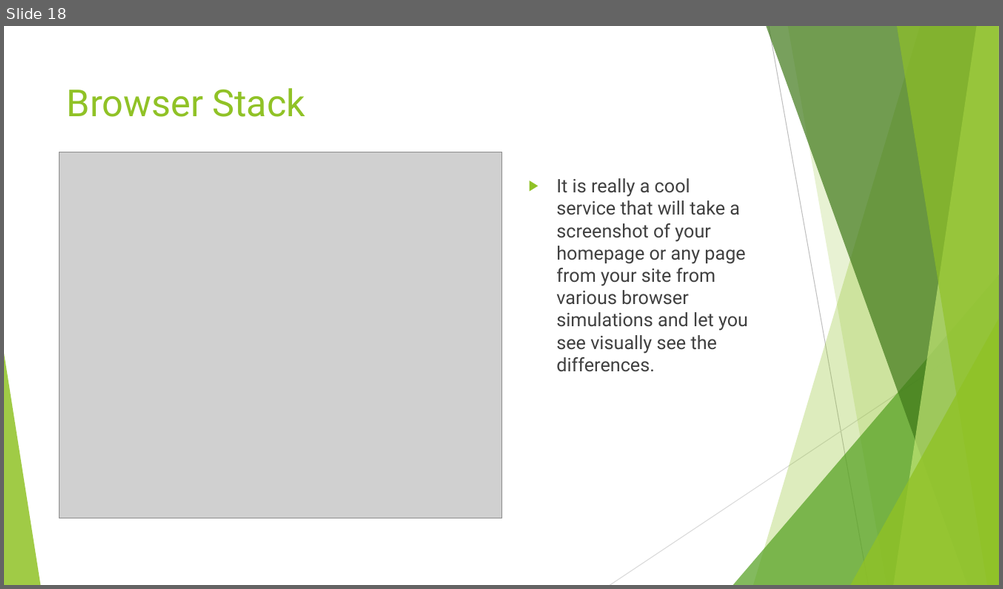
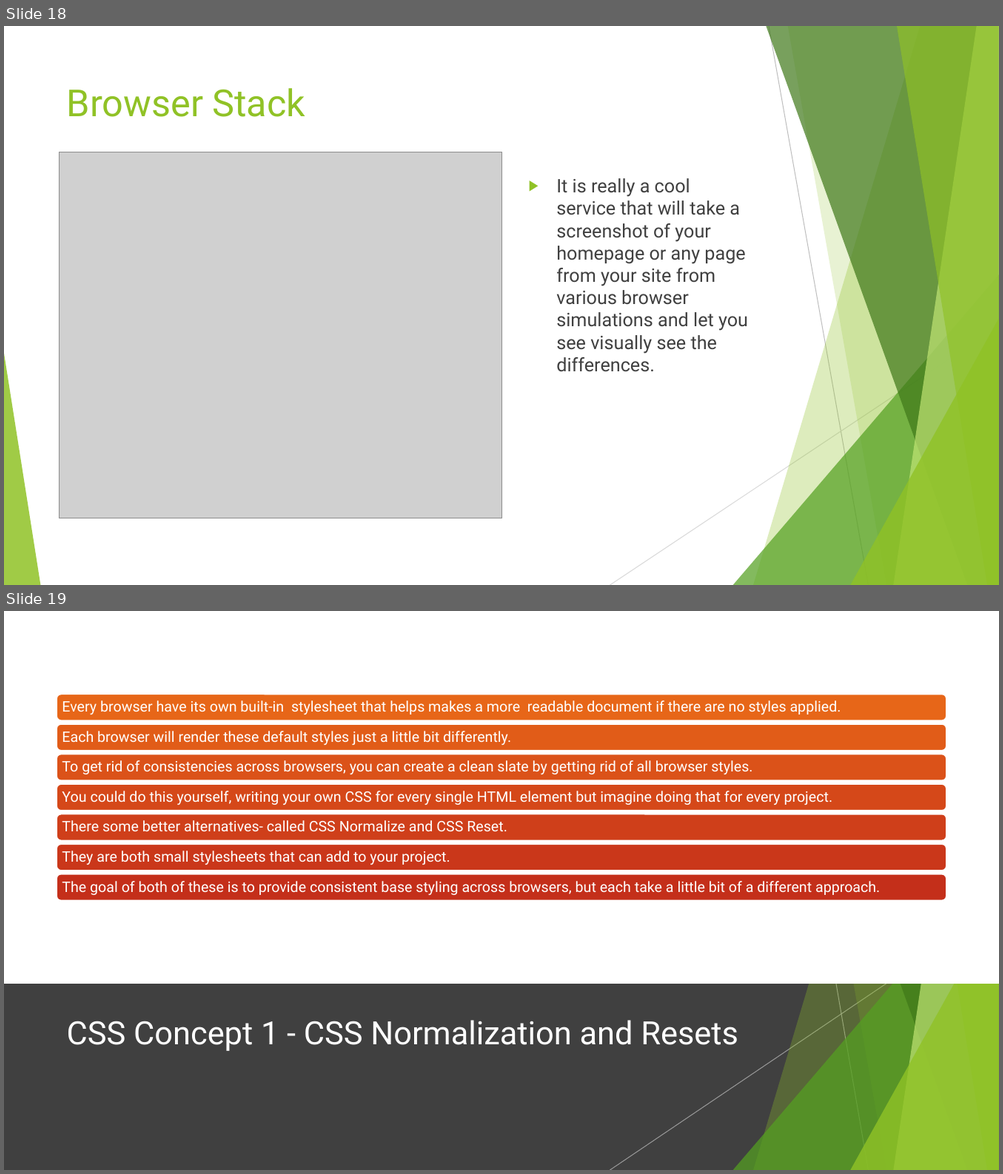
Before and after one commit to anumsh/Introduction-To-CSS, a slide deck: Introduction-to-CSS.pptx. Shown one above the other, each under a label of ours: slide 18 before the commit, slides 18 and 19 after it. The pictures are 1003x589 and 1003x1174 pixels, drawn with LibreOffice and Linux fonts; fonts in the diff are those of the drawing; grey boxes stand for pictures. Boxes give left, top, right and bottom in pixels: in the first picture for what was removed or moved away, otherwise in the second. Text is boxed around its words. In the diff, an @@ line names an element or a change of style, - is before the commit and + after.

Commit message:
feat: CSS Concepts- CSS Normalize , CSS Reset and fonts

```diff
--- a/Introduction-to-CSS.pptx
+++ b/Introduction-to-CSS.pptx
@@ slide 19 added at (4, 611, 999, 1170), background #FFFFFF; not listed: 10 template elements that a slide beside it also shows @@
@@ rectangle added at (4, 611, 999, 984), fill #FFFFFF @@
@@ group added at (57, 694, 946, 901): 7 rounded rectangles, 7 texts @@
+Every browser have its own built-in stylesheet that helps makes a more readable document if there are no styles applied.
+Each browser will render these default styles just a little bit differently.
+To get rid of consistencies across browsers, you can create a clean slate by getting rid of all browser styles.
+You could do this yourself, writing your own CSS for every single HTML element but imagine doing that for every project.
+There some better alternatives- called CSS Normalize and CSS Reset.
+They are both small stylesheets that can add to your project.
+The goal of both of these is to provide consistent base styling across browsers, but each take a little bit of a different approach.
@@ group added at (610, 611, 999, 1170): 5 freeform shapes, 2 lines, 2 triangles @@
@@ rectangle added at (4, 984, 999, 1170), fill #404040 @@
@@ title added at (67, 1020, 738, 1051), 31 pt, text #FFFFFF @@
+CSS Concept 1 - CSS Normalization and Resets
```
Also in this commit, not shown: 5 other slides added.
